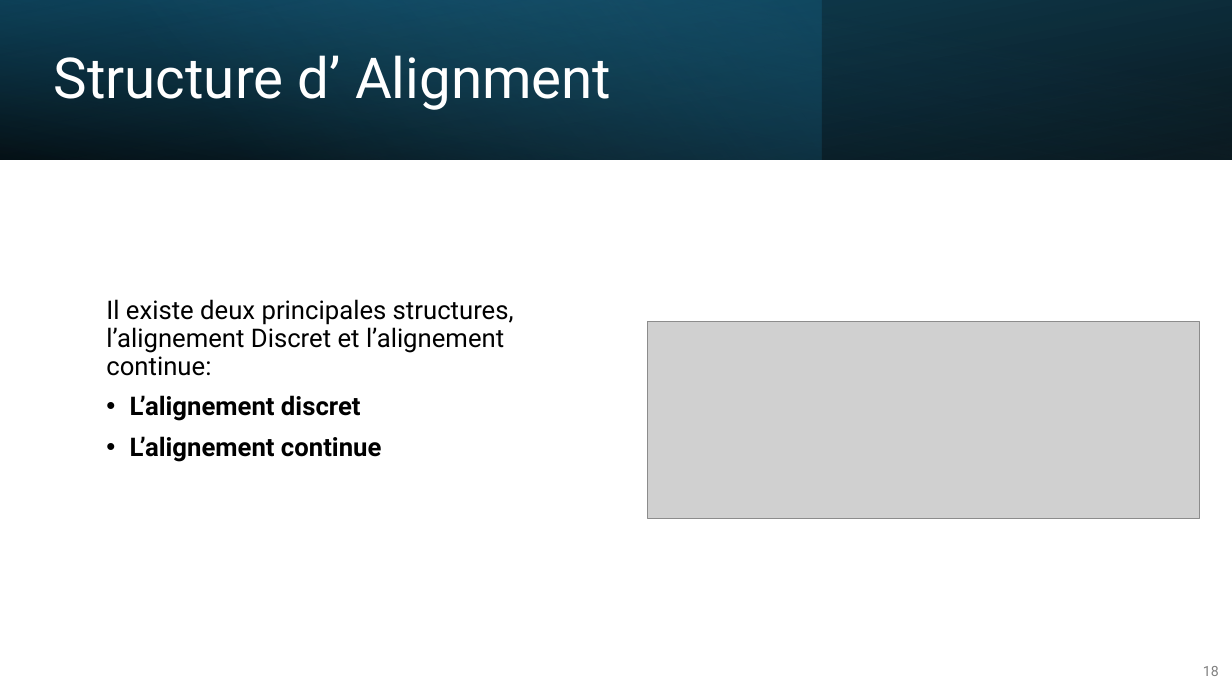
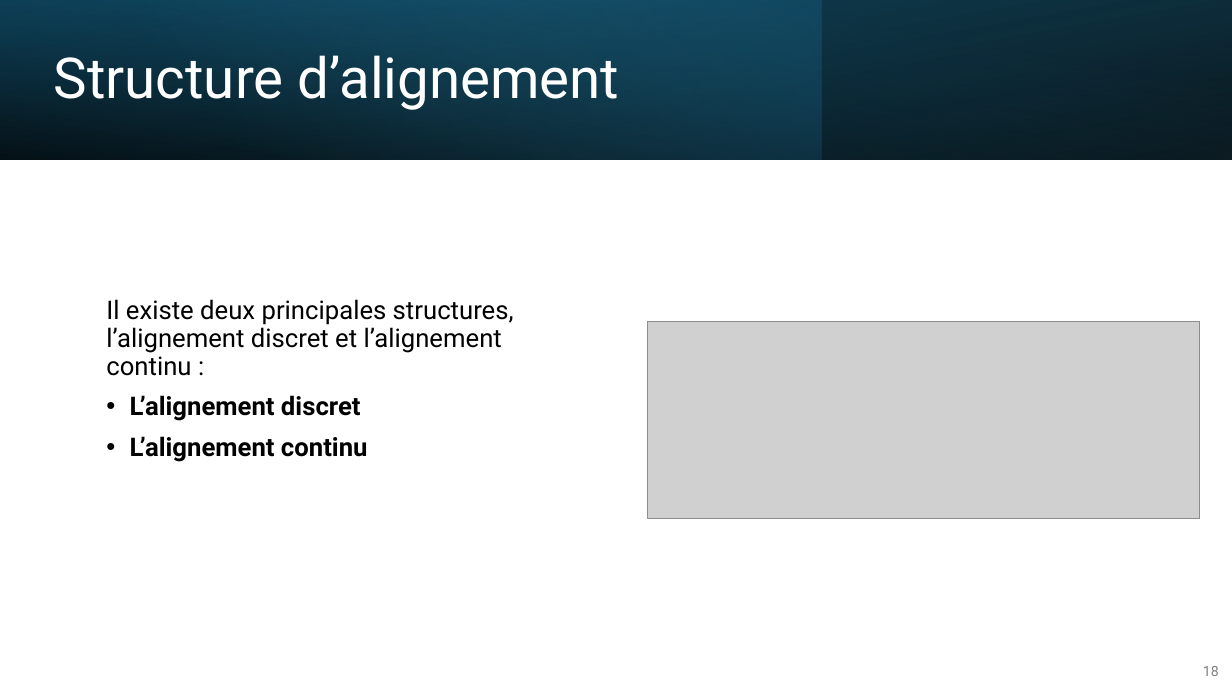
Before and after one commit to IzowRM/Stage-Cetic, a slide deck: slide 18 of Doc Slide/Presentation_du_27_01.pptx. Drawn at 1232x693 pixels with LibreOffice and Linux fonts; fonts in the diff are those of the drawing; grey boxes stand for pictures. Boxes give left, top, right and bottom in pixels: in the first picture for what was removed or moved away, otherwise in the second. Text is boxed around its words. In the diff, an @@ line names an element or a change of style, - is before the commit and + after.

```diff
--- a/Doc Slide/Presentation_du_27_01.pptx
+++ b/Doc Slide/Presentation_du_27_01.pptx
@@ text at (x1=54, y1=55, x2=620, y2=110): text changed @@
-Structure d’ Alignment
+Structure d’alignement
@@ text at (x1=106, y1=299, x2=514, y2=376): text changed @@
-Il existe deux principales structures, l’alignement Discret et l’alignement continue:
+Il existe deux principales structures, l’alignement discret et l’alignement continu :
@@ text at (x1=130, y1=436, x2=368, y2=462): text changed @@
-• L’alignement continue
+• L’alignement continu
```
Also in this commit, not shown: 13 other slides changed, 7 other files.
